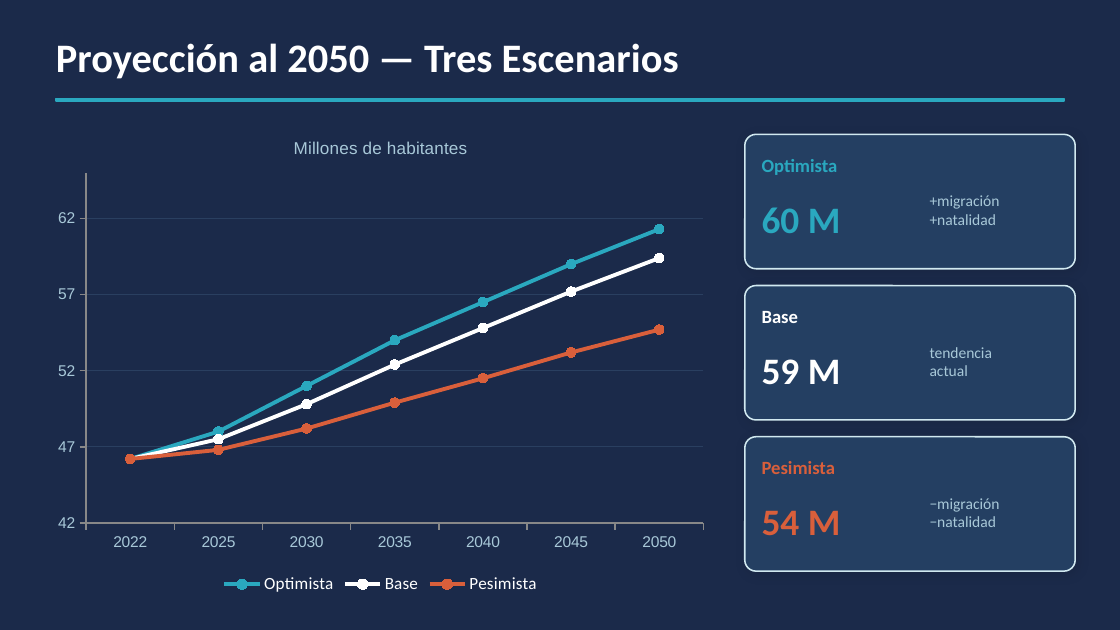
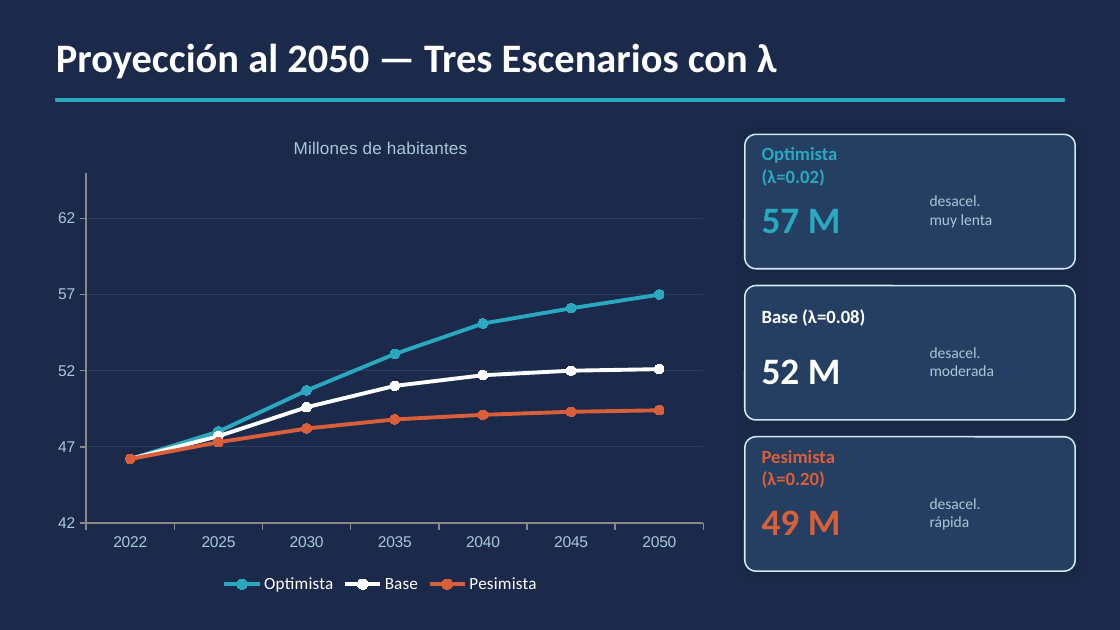
Before and after one commit to matias258/Analisis-sobre-Dinamicas-Demograficas-Argentinas-Mediante-UDE, a slide deck: slide 13 of UDE_Argentina_2050.pptx (slide 12 before the commit). Drawn at 1120x630 pixels with LibreOffice and Linux fonts; fonts in the diff are those of the drawing. Boxes give left, top, right and bottom in pixels: in the first picture for what was removed or moved away, otherwise in the second. Text is boxed around its words. In the diff, an @@ line names an element or a change of style, - is before the commit and + after.

```diff
--- a/UDE_Argentina_2050.pptx
+++ b/UDE_Argentina_2050.pptx
@@ text at box(56, 43, 777, 79): text changed @@
-Proyección al 2050 — Tres Escenarios
+Proyección al 2050 — Tres Escenarios con λ
@@ line chart at box(45, 118, 717, 599) @@
-Optimista: 46.2, 48, 51, 54, 56.5, 59, 61.3
+Optimista: 46.2, 48, 50.7, 53.1, 55.1, 56.1, 57
-Base: 46.2, 47.5, 49.8, 52.4, 54.8, 57.2, 59.4
+Base: 46.2, 47.7, 49.6, 51, 51.7, 52, 52.1
-Pesimista: 46.2, 46.8, 48.2, 49.9, 51.5, 53.2, 54.7
+Pesimista: 46.2, 47.3, 48.2, 48.8, 49.1, 49.3, 49.4
@@ text at box(762, 147, 838, 186): text changed @@
-Optimista
+Optimista (λ=0.02)
@@ text at box(762, 209, 841, 233): text changed @@
-60 M
+57 M
@@ text at box(930, 195, 993, 228): text changed @@
-+migración
-+natalidad
+desacel.
+muy lenta
@@ text at box(762, 309, 865, 326): text changed @@
-Base
+Base (λ=0.08)
@@ text at box(762, 359, 841, 385): text changed @@
-59 M
+52 M
@@ text at box(930, 347, 995, 376): text changed @@
-tendencia
-actual
+desacel.
+moderada
@@ text at box(762, 450, 835, 488): text changed @@
-Pesimista
+Pesimista (λ=0.20)
@@ text at box(930, 498, 981, 530): text changed @@
-−migración
-−natalidad
+desacel.
+rápida
@@ text at box(762, 510, 841, 535): text changed @@
-54 M
+49 M
```
Also in this commit, not shown: 3 other slides changed, 1 slide added, 2 other files.
